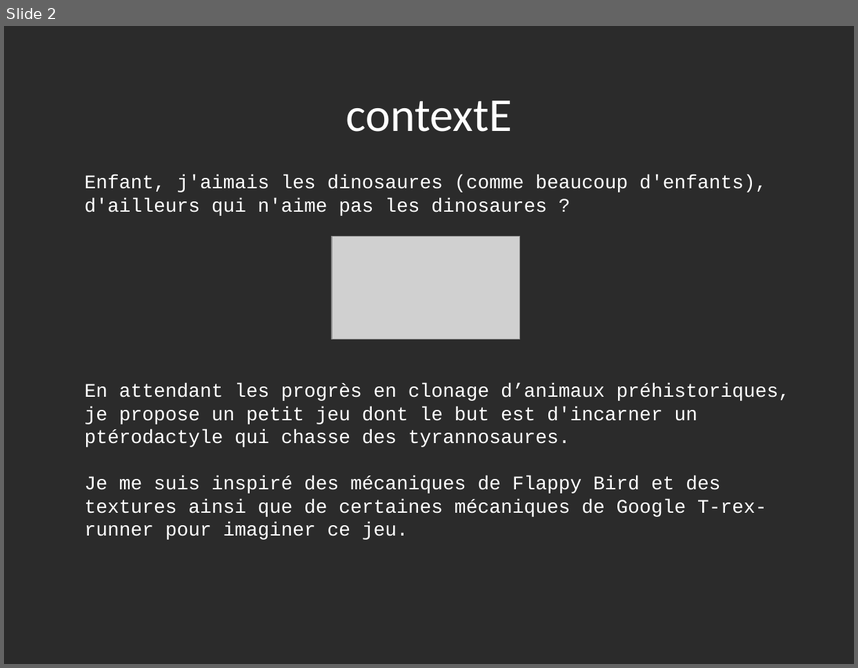
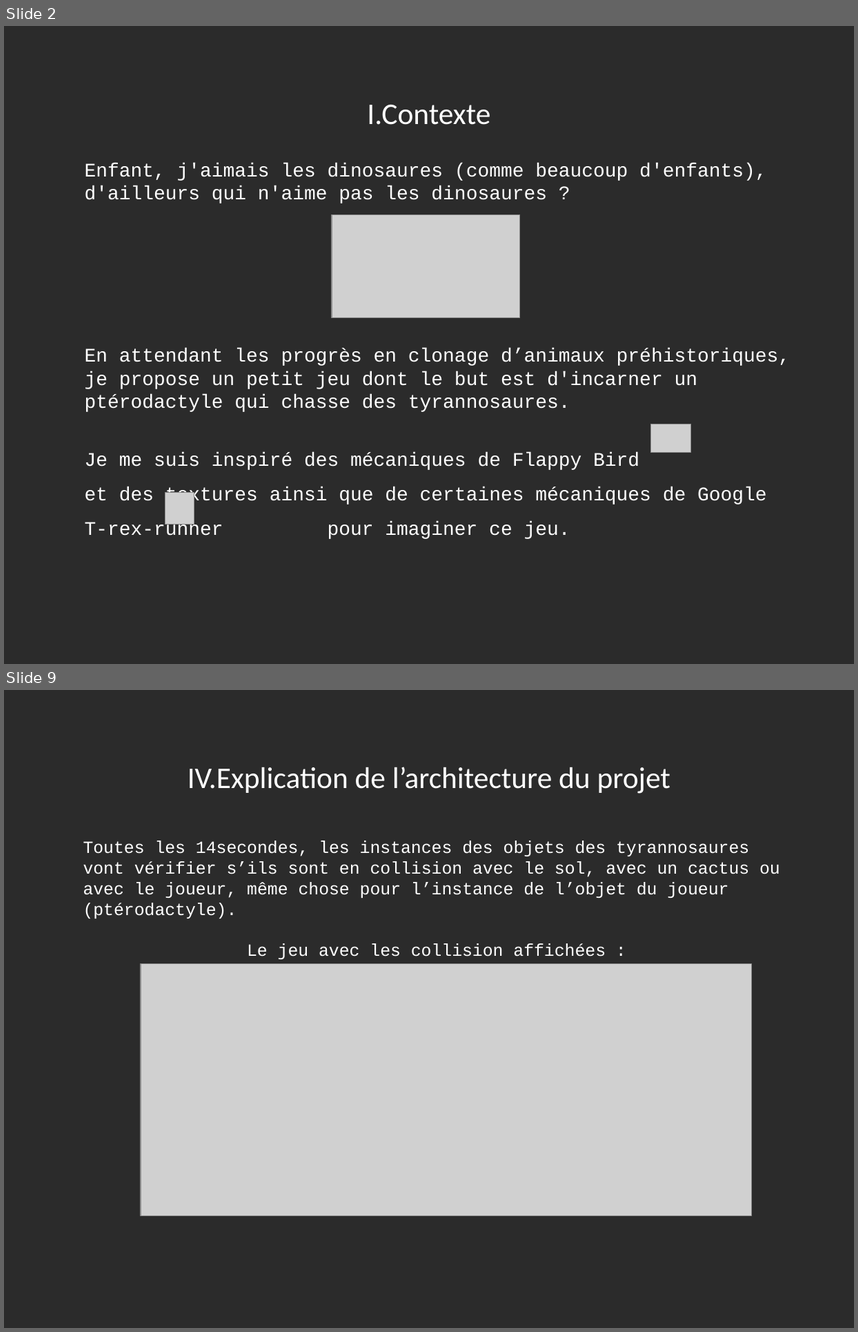
Before and after one commit to Florian-A/JSrassik, a slide deck: conception/presentation/presentation.odp. Shown one above the other, each under a label of ours: slide 2 before the commit, slides 2 and 9 after it; the slides between them are not shown. The pictures are 858x668 and 858x1332 pixels, drawn with LibreOffice and Linux fonts; fonts in the diff are those of the drawing; grey boxes stand for pictures; background and template pictures are left out; a plain dark background stands for a picture behind light text. Boxes give left, top, right and bottom in pixels: in the first picture for what was removed or moved away, otherwise in the second. Text is boxed around its words. In the diff, an @@ line names an element or a change of style, - is before the commit and + after.

```diff
--- a/conception/presentation/presentation.odp
+++ b/conception/presentation/presentation.odp
@@ slide 9 added at (4,690,854,1328), background picture (left out) @@
@@ title added at (188,767,671,793), 28 pt, text #FFFFFF @@
+IV.Explication de l’architecture du projet
@@ text added at (83,840,780,959), 16 pt, text #FFFFFF @@
+Toutes les 14secondes, les instances des objets des tyrannosaures vont vérifier s’ils sont en collision avec le sol, avec un cactus ou avec le joueur, même chose pour l’instance de l’objet du joueur (ptérodactyle).
+Le jeu avec les collision affichées :
@@ picture added at (141,964,752,1215) @@
@@ slide 2 changed as well @@
@@ title at (367,104,490,125): text changed; size 44 to 28 pt @@
-contextE
+I.Contexte
@@ text "Enfant, j'aimais les dinosaures (comme ...": place and size @@
-text "Enfant, j'aimais les dinosaures (comme ..." at (85,175,790,539)
+text "Enfant, j'aimais les dinosaures (comme ..." at (85,163,790,539)
@@ picture: place and size @@
-picture at (332,236,520,339)
+picture at (332,215,520,318)
@@ picture added at (651,424,691,452) @@
@@ text at (85,452,767,539): line spacing 1 to 1.5 @@
@@ picture added at (165,492,194,524) @@
```
Also in this commit, not shown: 9 other slides added, 2 slides removed.
